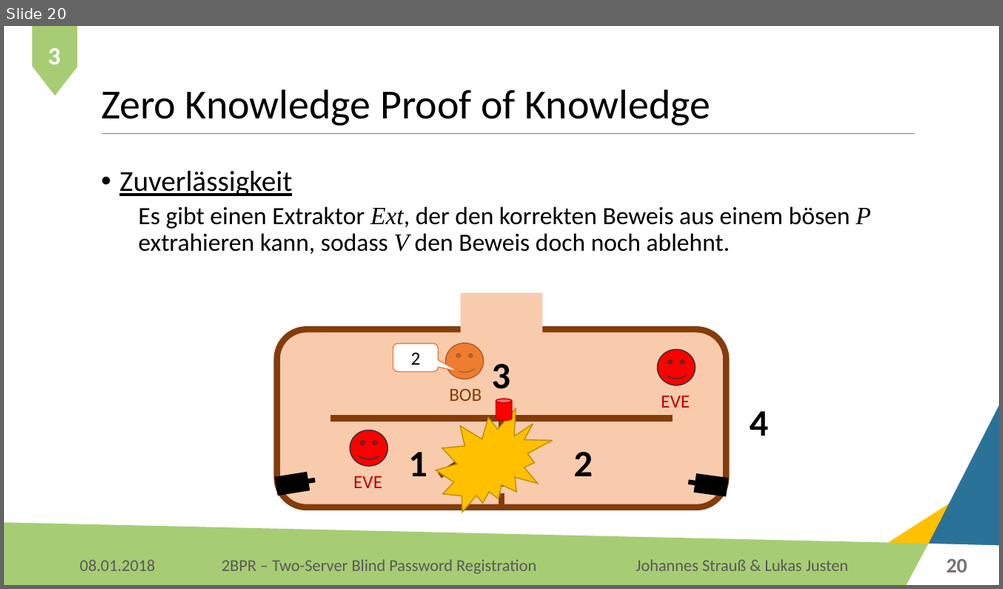
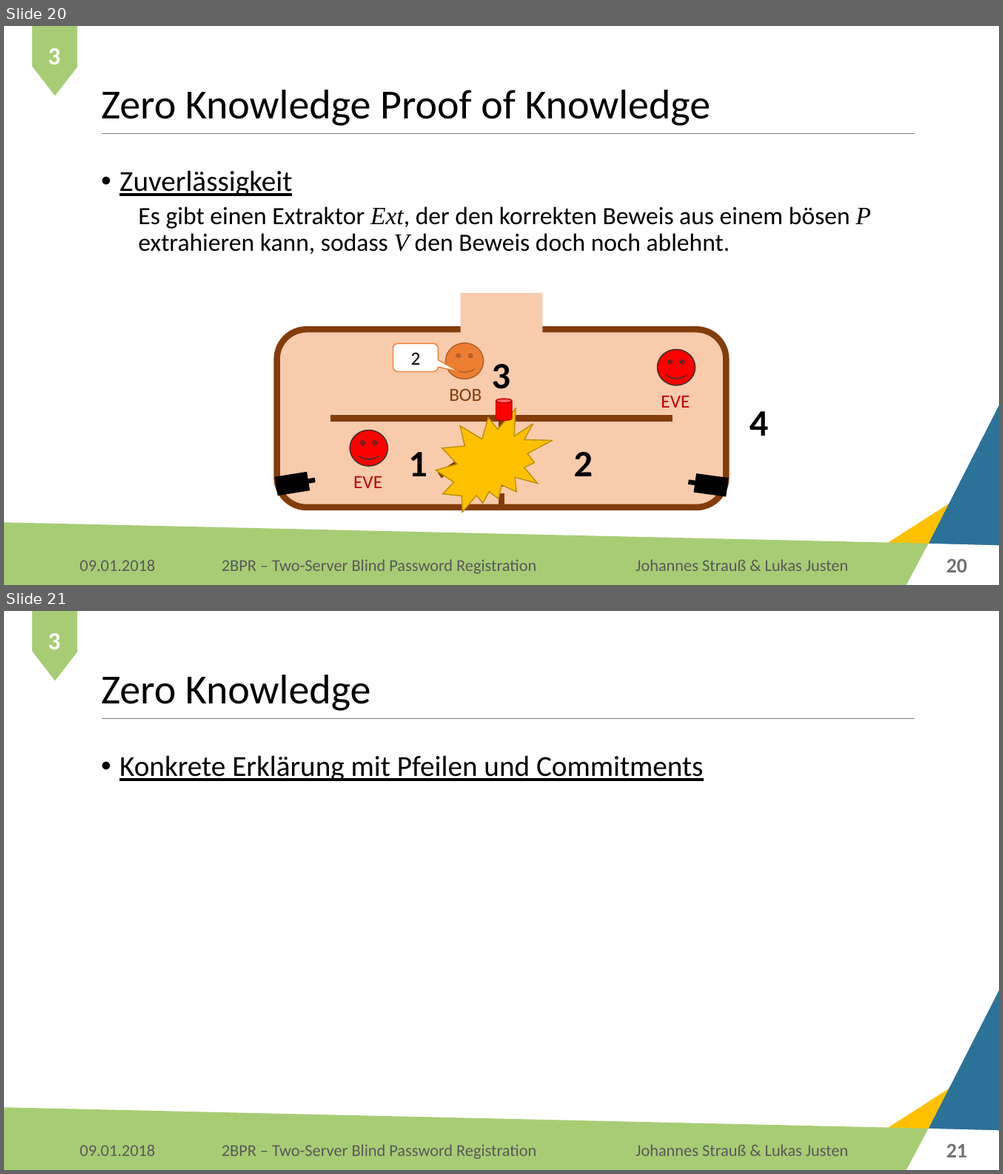
Before and after one commit to Lukas-Justen/IT-Security-2BPR, a slide deck: 2BPR.pptx. Shown one above the other, each under a label of ours: slide 20 before the commit, slides 20 and 21 after it. The pictures are 1003x589 and 1003x1174 pixels, drawn with LibreOffice and Linux fonts; fonts in the diff are those of the drawing; background and template pictures are left out. Boxes give left, top, right and bottom in pixels: in the first picture for what was removed or moved away, otherwise in the second. Text is boxed around its words. In the diff, an @@ line names an element or a change of style, - is before the commit and + after.

```diff
--- a/2BPR.pptx
+++ b/2BPR.pptx
@@ slide 21 added at box(4, 611, 999, 1170), background #FFFFFF; not listed: 6 template elements that a slide beside it also shows @@
@@ rectangle added at box(33, 611, 77, 651), fill #A7CD74, outline #A7CD74 1 pt @@
@@ triangle added at box(34, 652, 77, 681), fill #A7CD74, outline #A7CD74 1 pt @@
@@ text added at box(48, 633, 60, 649), 24 pt, text #FFFFFF, bold @@
+3
@@ title added at box(101, 675, 371, 711), 40 pt, text #000000 @@
+Zero Knowledge
@@ text added at box(119, 755, 703, 781), 28 pt, text #000000, underline @@
+• Konkrete Erklärung mit Pfeilen und Commitments
@@ text added at box(79, 1145, 155, 1156), 16 pt, text #595959 @@
+09.01.2018
@@ text added at box(635, 1145, 848, 1156), 16 pt, text #595959 @@
+Johannes Strauß & Lukas Justen
@@ page number added at box(946, 1144, 967, 1158), 20 pt, text #767171, bold @@
+21
@@ slide 20 changed as well @@
@@ text at box(79, 560, 155, 571): text changed @@
-08.01.2018
+09.01.2018
```
Also in this commit, not shown: 49 other slides changed, 1 other file.
